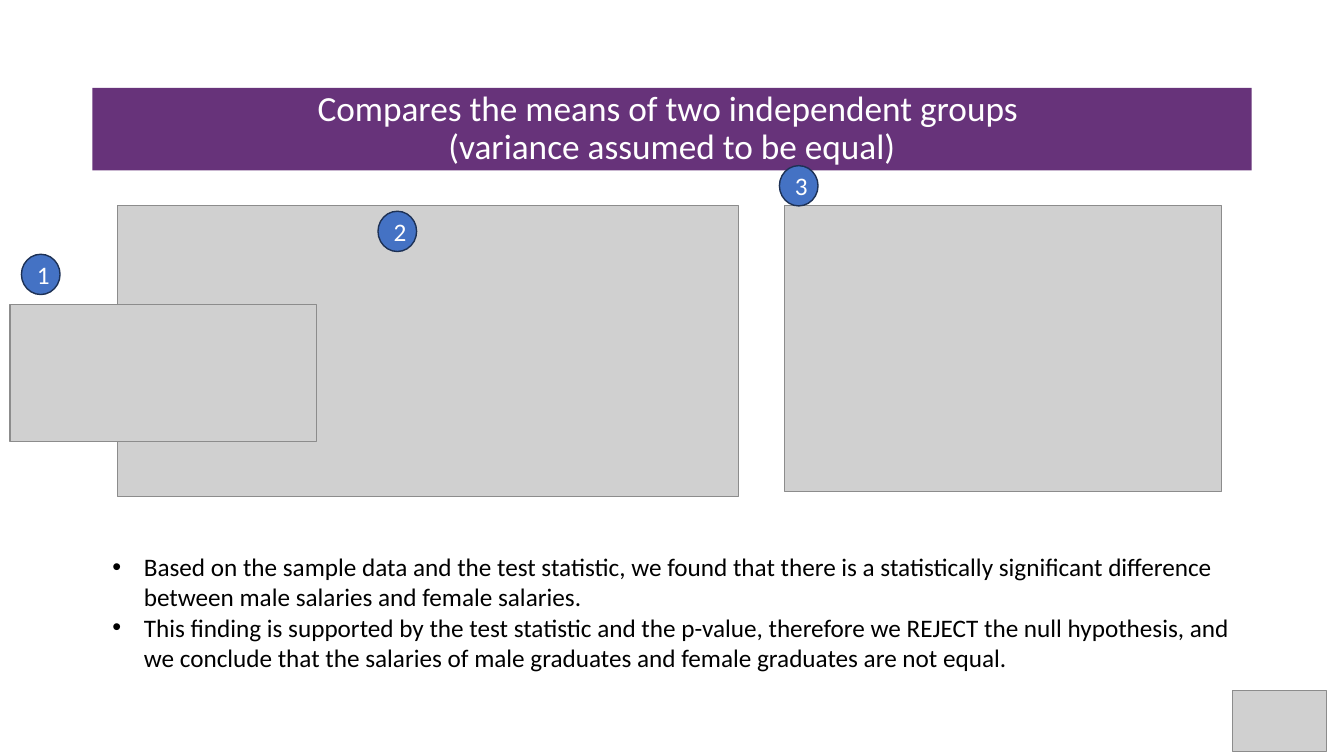
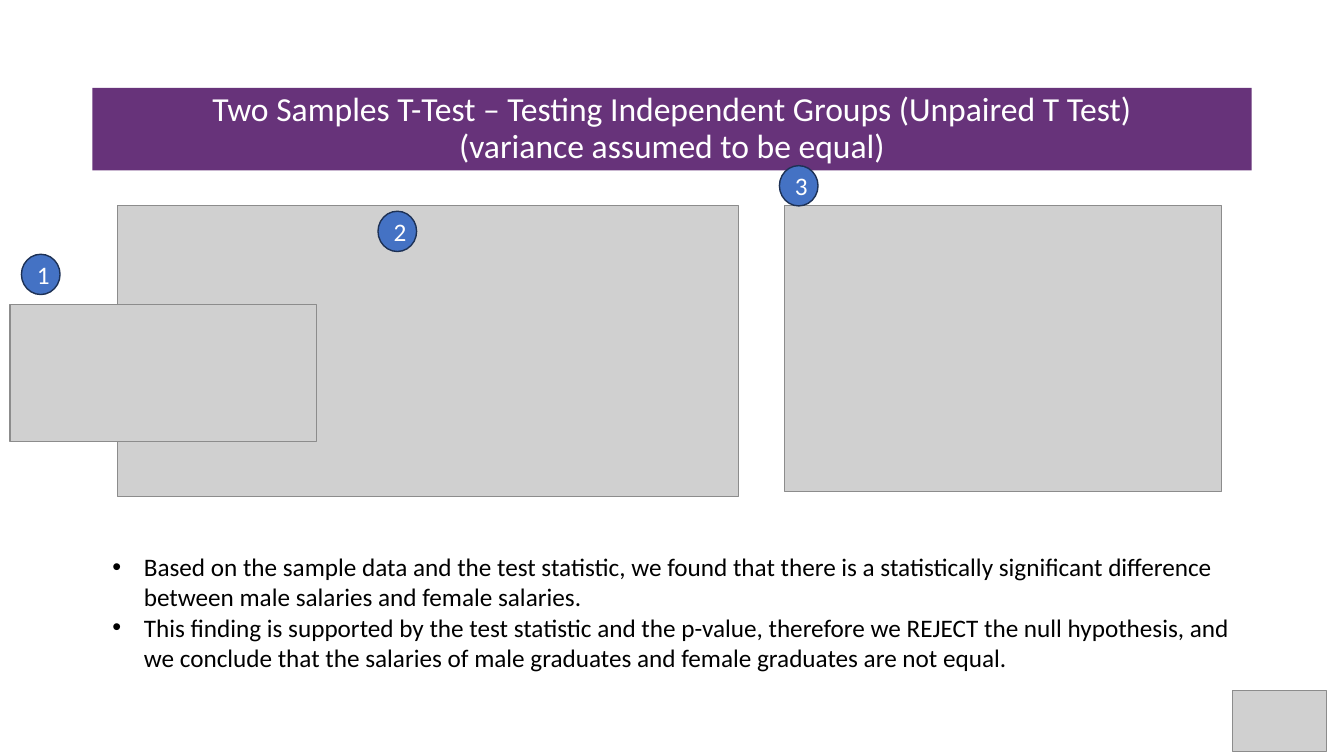
Before and after one commit to msfasha/307102-Descriptive-Statistics-for-Business, a slide deck: slide 28 of Part 2 - Inferential Statisitcs/Part 2.3 - Introduction to Hypothesis Testing/Part 2.3 - Introduction to Hypthesis Testing.pptx (slide 27 before the commit). Drawn at 1344x756 pixels with LibreOffice and Linux fonts; fonts in the diff are those of the drawing; grey boxes stand for pictures; background and template pictures are left out. Boxes give left, top, right and bottom in pixels: in the first picture for what was removed or moved away, otherwise in the second. Text is boxed around its words. In the diff, an @@ line names an element or a change of style, - is before the commit and + after.

```diff
--- a/Part 2 - Inferential Statisitcs/Part 2.3 - Introduction to Hypothesis Testing/Part 2.3 - Introduction to Hypthesis Testing.pptx
+++ b/Part 2 - Inferential Statisitcs/Part 2.3 - Introduction to Hypothesis Testing/Part 2.3 - Introduction to Hypthesis Testing.pptx
@@ title at [212,96,1131,166]: text changed; size 25.2 to 24 pt @@
-Compares the means of two independent groups
-(variance assumed to be equal)
+Two Samples T-Test – Testing Independent Groups (Unpaired T Test)
+(variance assumed to be equal)
```
Also in this commit, not shown: 23 other slides changed, 13 slides added, 7 slides removed, 5 other files.
